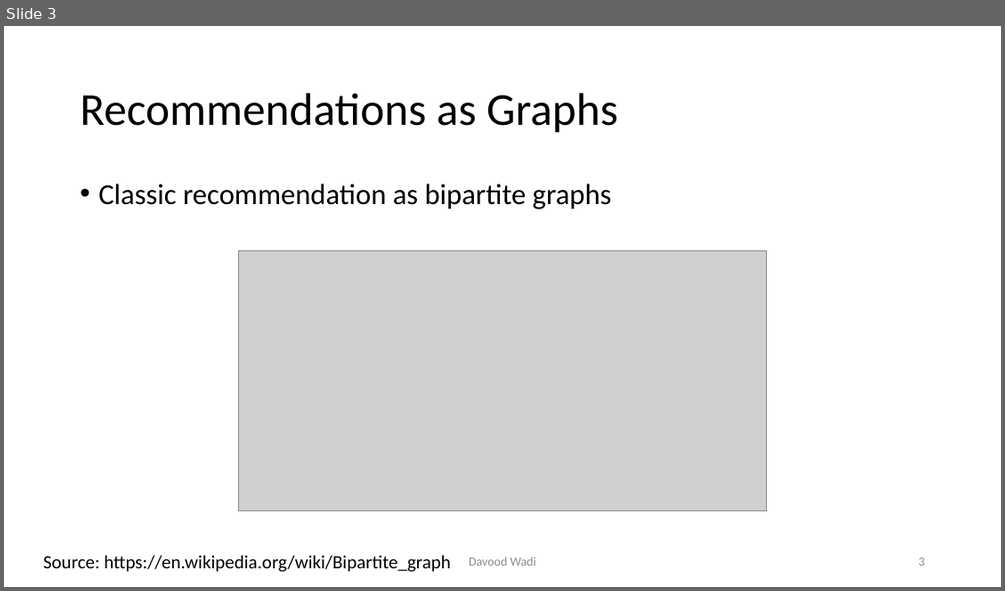
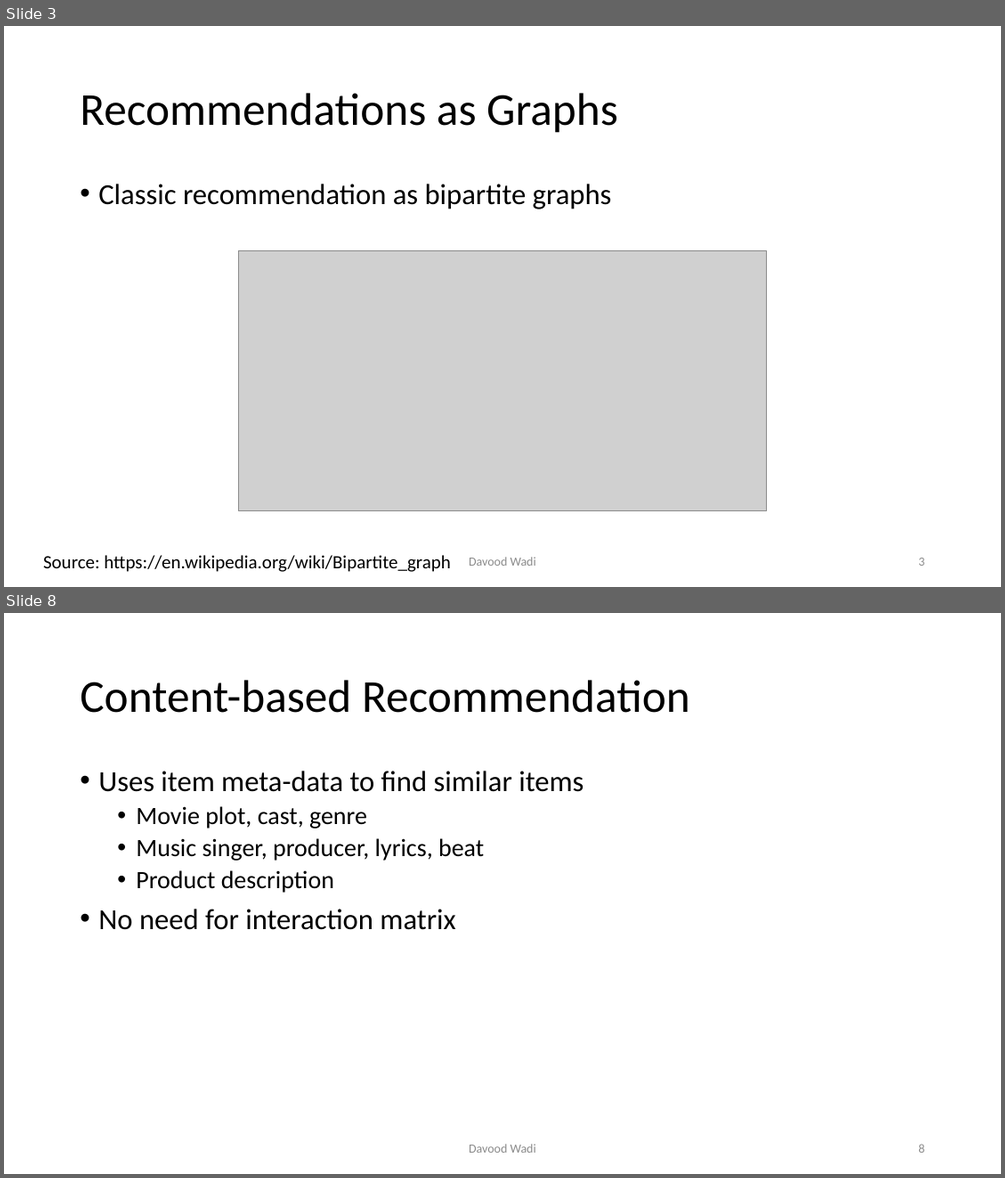
Before and after one commit to davoodwadi/davoodwadi.github.io, a slide deck: RS/RS_slides.pptx. Shown one above the other, each under a label of ours: slide 3 before the commit, slides 3 and 8 after it; the slides between them are not shown. The pictures are 1005x591 and 1005x1178 pixels, drawn with LibreOffice and Linux fonts; fonts in the diff are those of the drawing; grey boxes stand for pictures; background and template pictures are left out. Boxes give left, top, right and bottom in pixels: in the first picture for what was removed or moved away, otherwise in the second. Text is boxed around its words. In the diff, an @@ line names an element or a change of style, - is before the commit and + after.

```diff
--- a/RS/RS_slides.pptx
+++ b/RS/RS_slides.pptx
@@ slide 8 added at [4, 613, 1001, 1174], background #FFFFFF @@
@@ title added at [80, 680, 690, 713], 44 pt, text #000000 @@
+Content-based Recommendation
@@ text added at [98, 771, 583, 930], 24 pt, text #000000 @@
+• Uses item meta-data to find similar items
+  • Movie plot, cast, genre
+  • Music singer, producer, lyrics, beat
+  • Product description
+• No need for interaction matrix
@@ text added at [469, 1143, 536, 1152], 12 pt, text #8C8C8C @@
+Davood Wadi
@@ page number added at [918, 1143, 924, 1152], 12 pt, text #8C8C8C @@
+8
```
Also in this commit, not shown: 2 slides changed, 3 other slides added, 1 other file.
